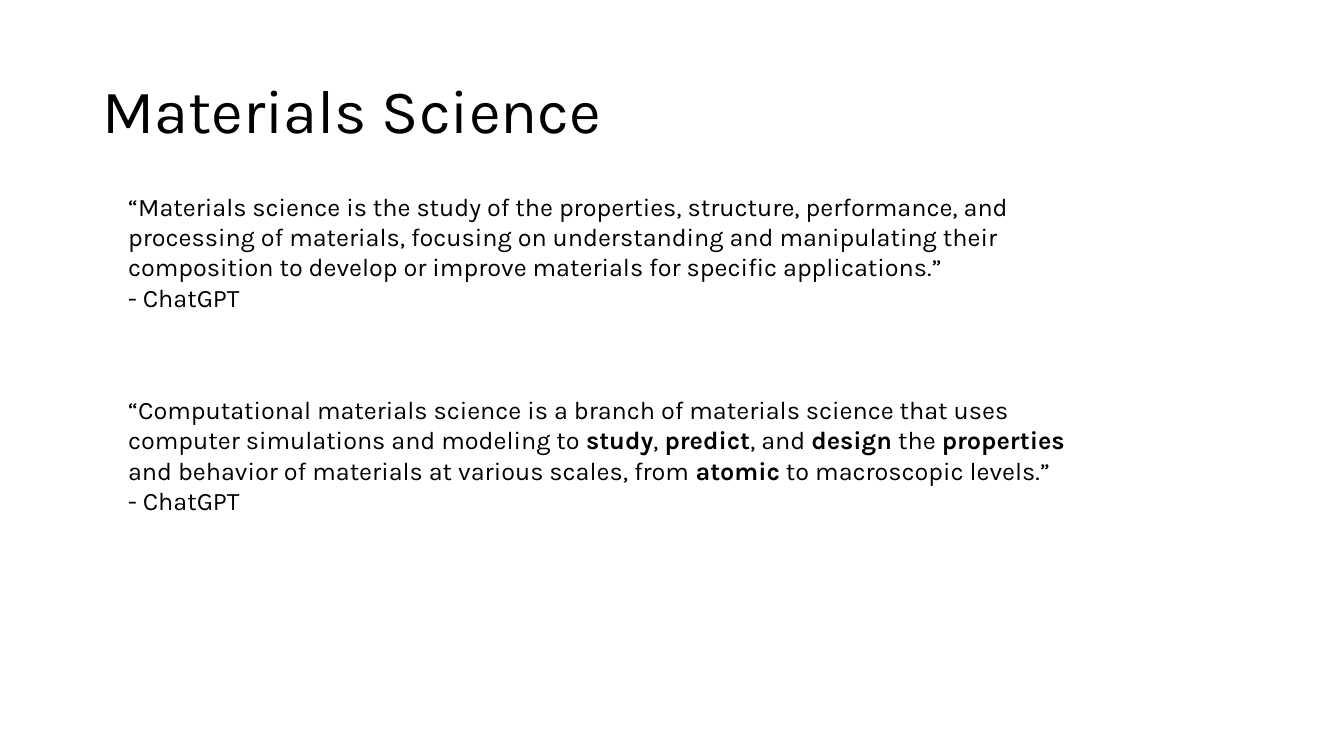
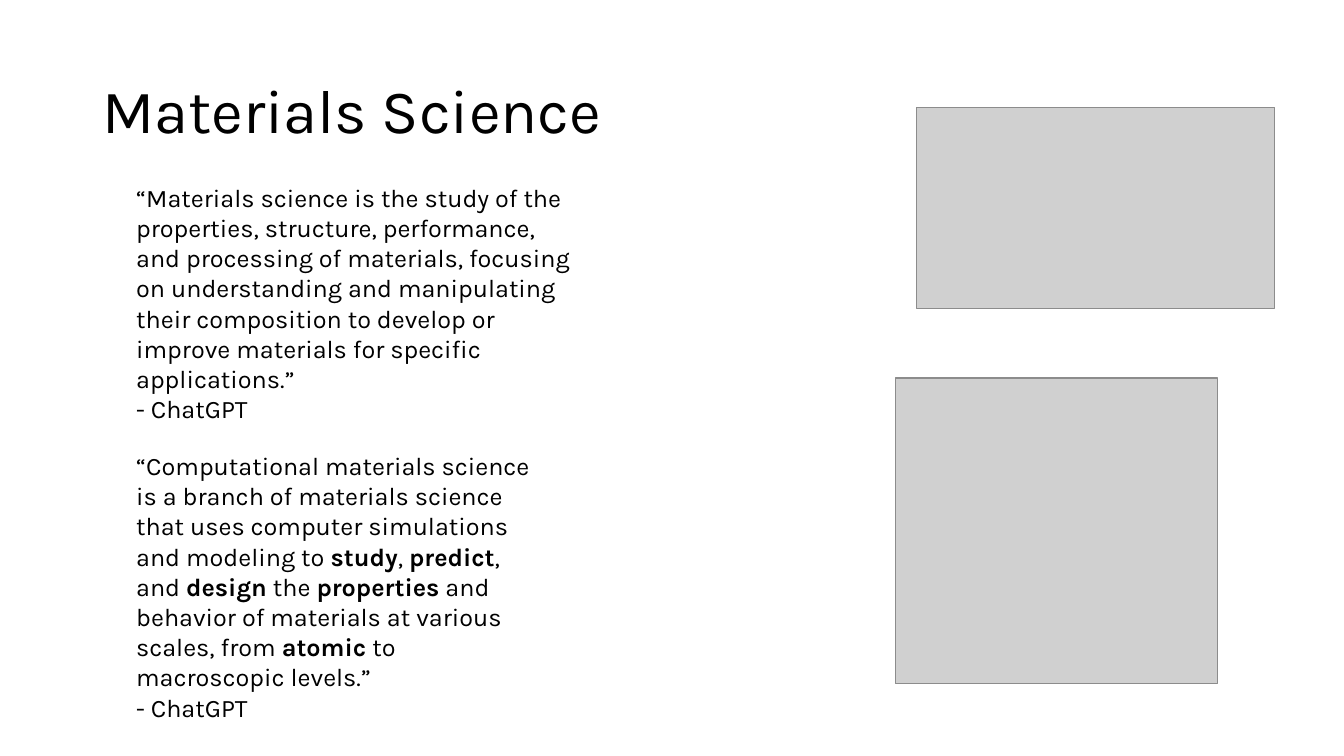
Before and after one commit to Mads-PeterVC/imlms, a slide deck: slide 2 of lessons/lesson_1/slides_lesson_1.pptx. Drawn at 1344x756 pixels with LibreOffice and Linux fonts; fonts in the diff are those of the drawing; grey boxes stand for pictures. Boxes give left, top, right and bottom in pixels: in the first picture for what was removed or moved away, otherwise in the second. Text is boxed around its words. In the diff, an @@ line names an element or a change of style, - is before the commit and + after.

```diff
--- a/lessons/lesson_1/slides_lesson_1.pptx
+++ b/lessons/lesson_1/slides_lesson_1.pptx
@@ picture added at (917,108,1275,309) @@
@@ text "“Materials science is the study ..." rewrapped from (128,198,1008,308) to (136,189,570,394) @@
@@ picture added at (895,378,1218,684) @@
@@ text "“Computational materials science is a ..." rewrapped from (128,401,1065,511) to (136,457,530,692) @@
```
Also in this commit, not shown: 1 other slide changed, 6 slides added, 2 slides removed.
